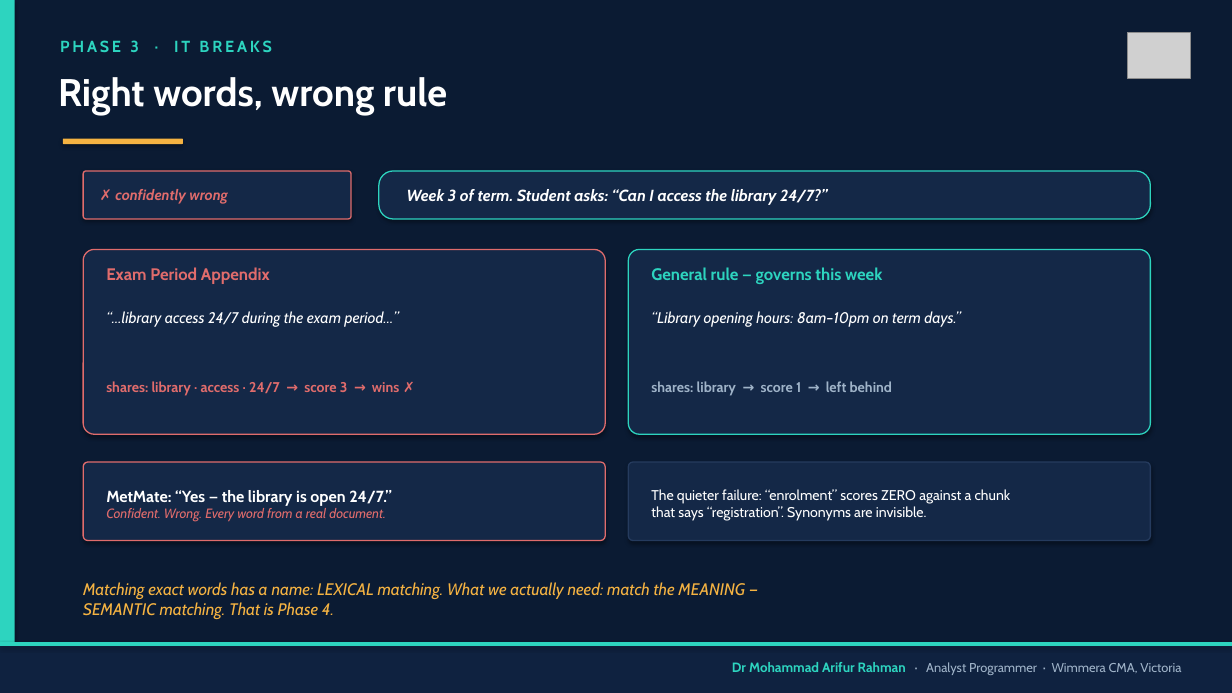
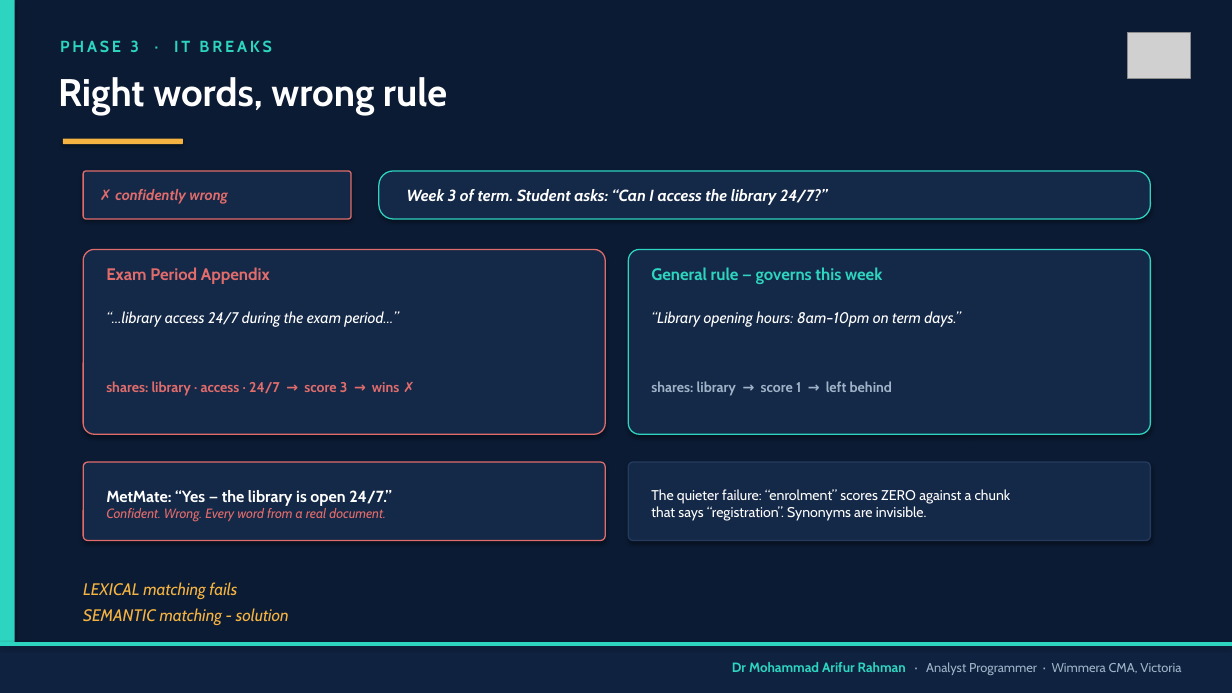
Before and after one commit to arifwcma/induction, a slide deck: slide 10 of lecture/deck.pptx. Drawn at 1232x693 pixels with LibreOffice and Linux fonts; fonts in the diff are those of the drawing; grey boxes stand for pictures. Boxes give left, top, right and bottom in pixels: in the first picture for what was removed or moved away, otherwise in the second. Text is boxed around its words. In the diff, an @@ line names an element or a change of style, - is before the commit and + after.

```diff
--- a/lecture/deck.pptx
+++ b/lecture/deck.pptx
@@ text at bbox=[83, 582, 289, 625]: text changed @@
-Matching exact words has a name: LEXICAL matching. What we actually need: match the MEANING —
-SEMANTIC matching. That is Phase 4.
+LEXICAL matching fails
+SEMANTIC matching - solution
```
Also in this commit, not shown: 13 other slides changed, 2 other files.
